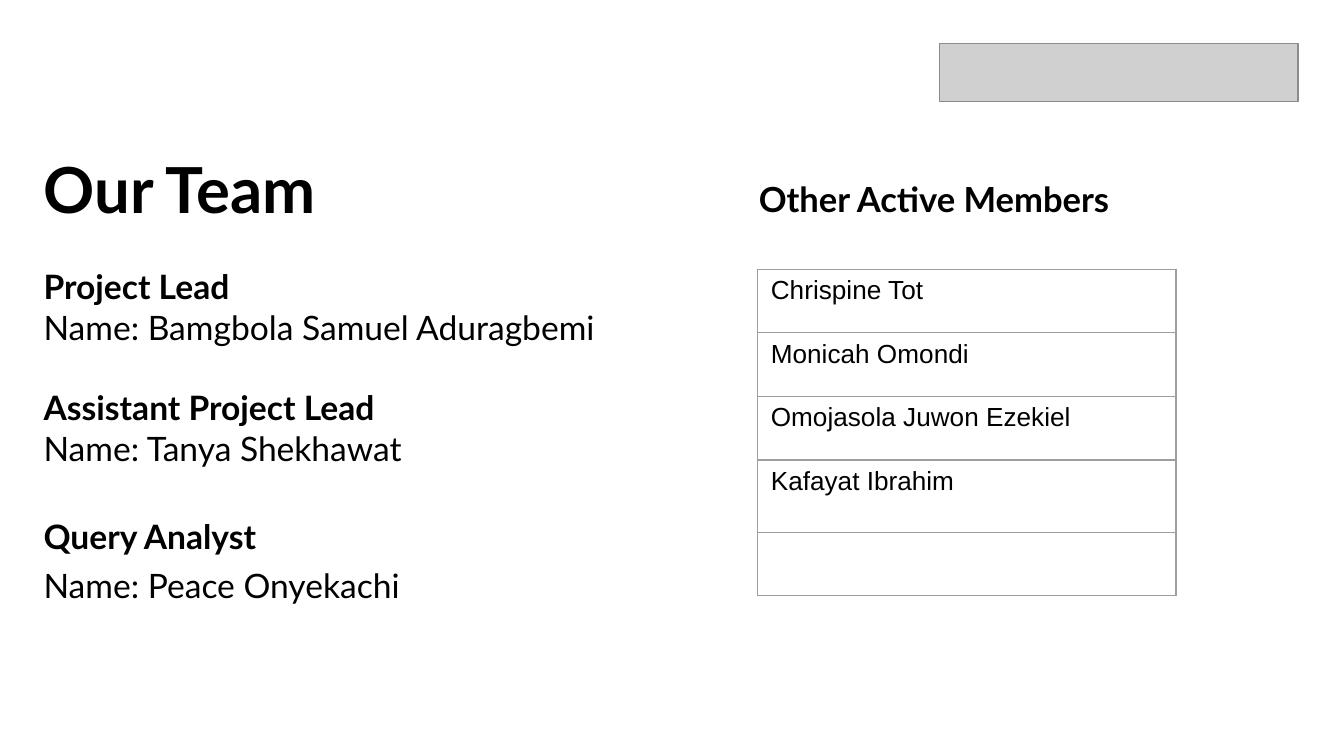
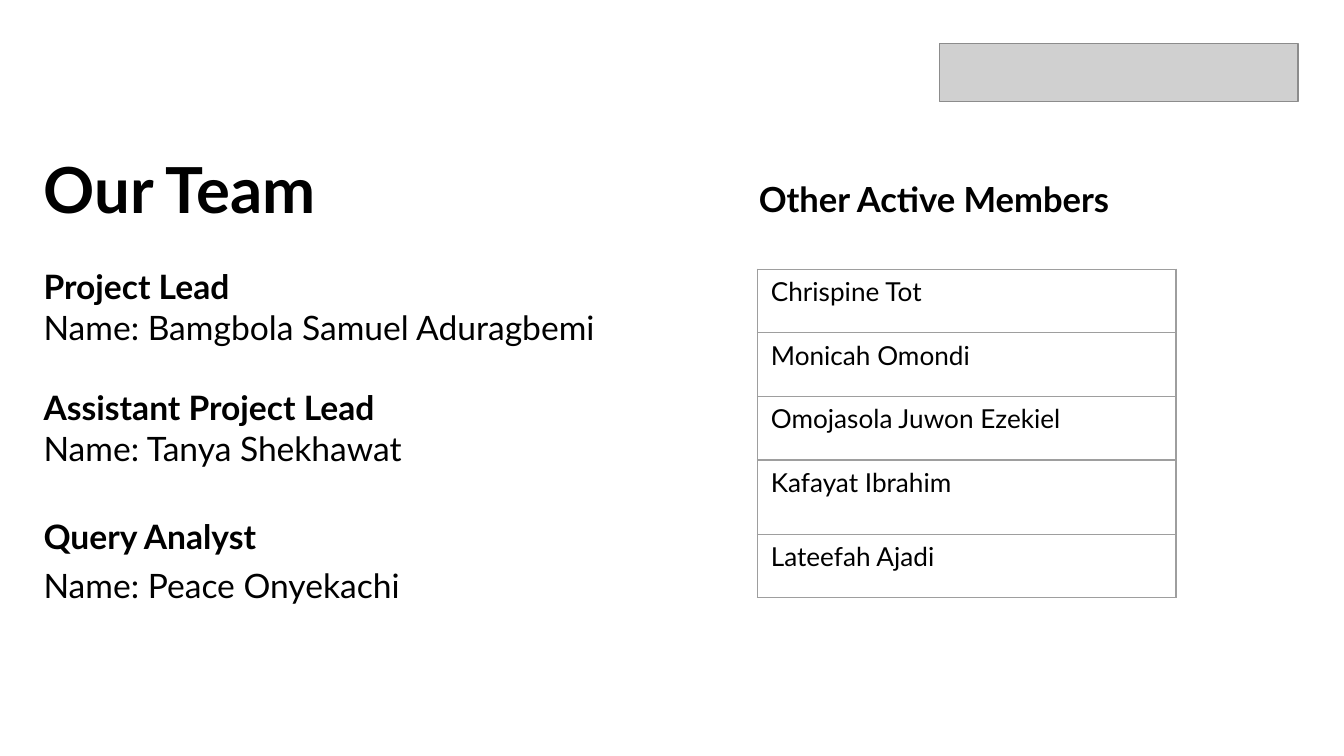
Before and after one commit to Sammybams/HamoyeAI-Team-Theano-Capstone-Project, a slide deck: slide 2 of documentation/Theano Project Presentation Main.pptx. Drawn at 1344x756 pixels with LibreOffice and Linux fonts; fonts in the diff are those of the drawing; grey boxes stand for pictures. Boxes give left, top, right and bottom in pixels: in the first picture for what was removed or moved away, otherwise in the second. Text is boxed around its words. In the diff, an @@ line names an element or a change of style, - is before the commit and + after.

Commit message:
Included Lateefah's name among other active members in slide.

```diff
--- a/documentation/Theano Project Presentation Main.pptx
+++ b/documentation/Theano Project Presentation Main.pptx
@@ table at (758, 269, 1177, 599) @@
-row 5, column 1: 
+row 5, column 1: Lateefah Ajadi
@@ font Arial to Lato in "Chrispine Tot", "Monicah Omondi", "Omojasola Juwon Ezekiel", "Kafayat Ibrahim" @@
```
